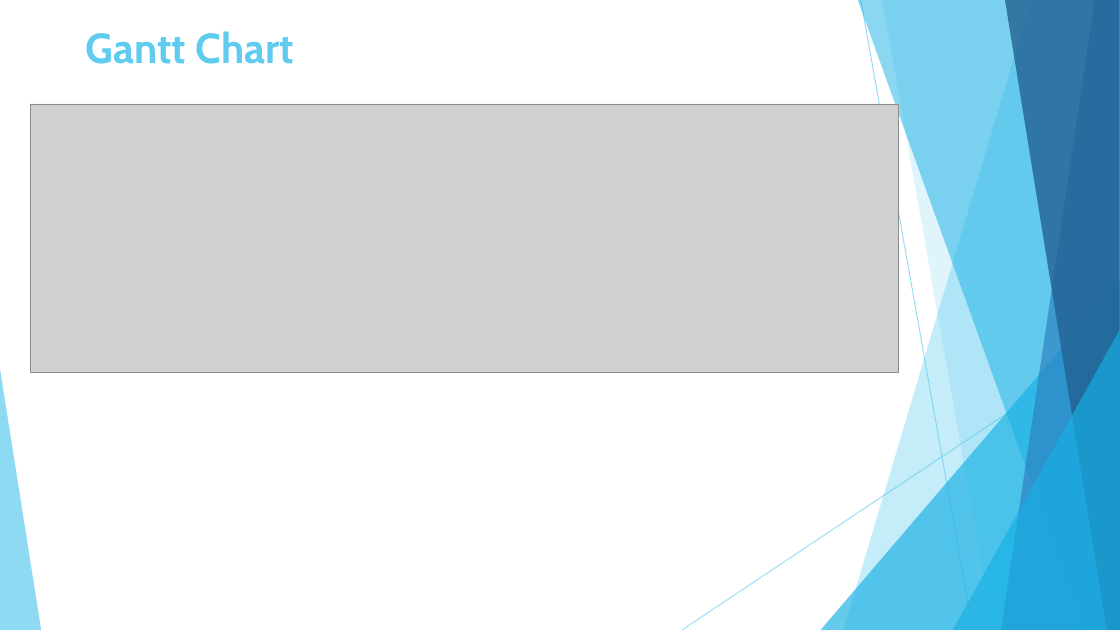
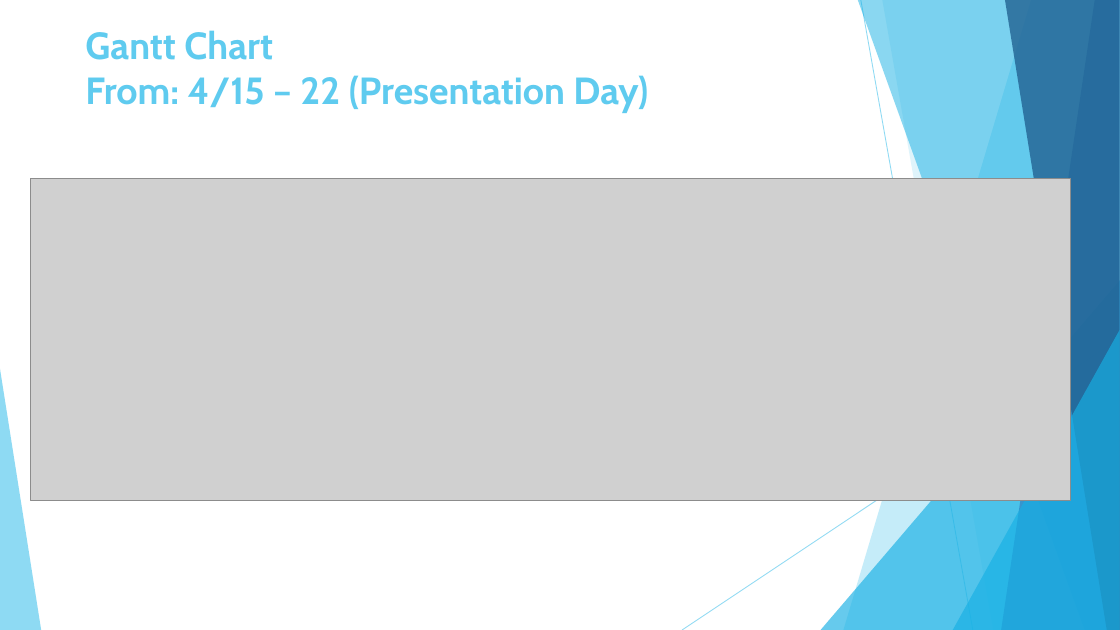
Before and after one commit to RobertDevaney/ParadisePetRescue, a slide deck: slide 3 of Rancor_Presenation_4.pptx (slide 6 before the commit). Drawn at 1120x630 pixels with LibreOffice and Linux fonts; fonts in the diff are those of the drawing; grey boxes stand for pictures. Boxes give left, top, right and bottom in pixels: in the first picture for what was removed or moved away, otherwise in the second. Text is boxed around its words. In the diff, an @@ line names an element or a change of style, - is before the commit and + after.

```diff
--- a/Rancor_Presenation_4.pptx
+++ b/Rancor_Presenation_4.pptx
@@ title at bbox=[85, 30, 648, 113]: text changed; size 36 to 32.4 pt @@
-Gantt Chart
+Gantt Chart
+From: 4/15 – 22 (Presentation Day)
@@ picture: place and size @@
-picture at bbox=[30, 104, 898, 373]
+picture at bbox=[30, 178, 1070, 500]
```
Also in this commit, not shown: 2 other slides changed, 5 slides added, 2 slides removed, 8 other files.
